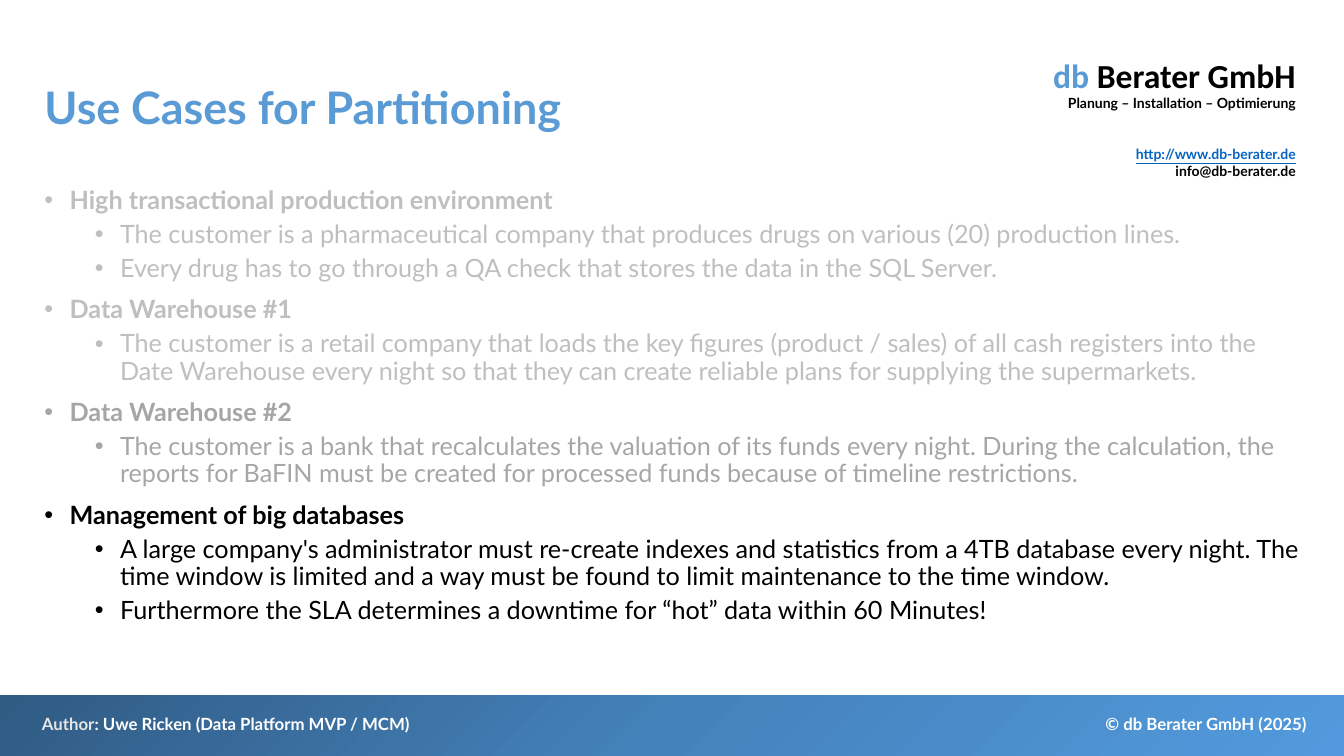
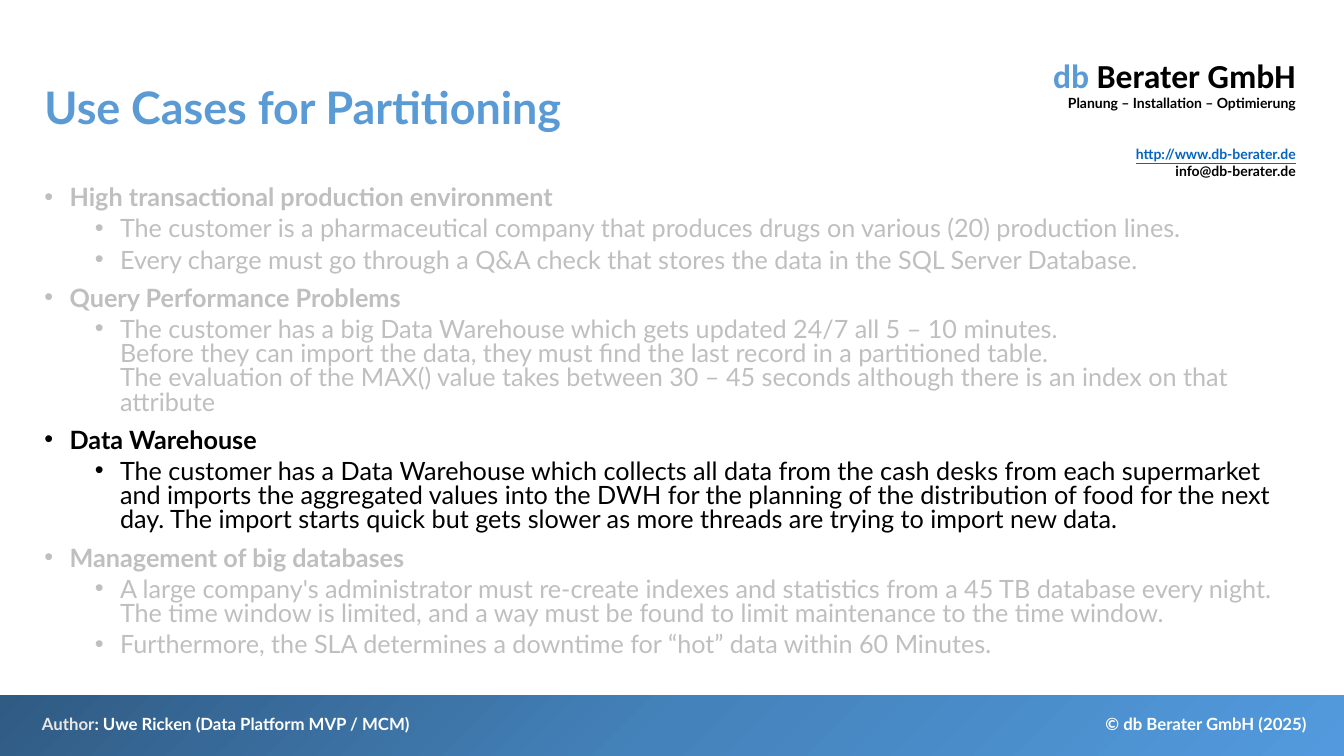
Before and after one commit to db-berater/SQL-Server-Partitioning-for-Data-Management, a slide deck: slide 12 of 01 - Documents and Preparation/SQL Server Partitioning - Speed up your workload.pptx (slide 18 before the commit). Drawn at 1344x756 pixels with LibreOffice and Linux fonts; fonts in the diff are those of the drawing. Boxes give left, top, right and bottom in pixels: in the first picture for what was removed or moved away, otherwise in the second. Text is boxed around its words. In the diff, an @@ line names an element or a change of style, - is before the commit and + after.

```diff
--- a/01 - Documents and Preparation/SQL Server Partitioning - Speed up your workload.pptx
+++ b/01 - Documents and Preparation/SQL Server Partitioning - Speed up your workload.pptx
@@ text at [70,187,1180,571]: text colour #000000 to #BFBFBF in "Management of big databases"; line spacing 0.9 to 0.8 @@
@@ text at [70,251,1270,533]: text changed @@
-  • Every drug has to go through a QA check that stores the data in the SQL Server.
-• Data Warehouse #1
-  • The customer is a retail company that loads the key figures (product / sales) of all cash registers into the Date Warehouse every night so that they can create reliable plans for supplying the supermarkets.
-• Data Warehouse #2
-  • The customer is a bank that recalculates the valuation of its funds every night. During the calculation, the reports for BaFIN must be created for processed funds because of timeline restrictions.
+  • Every charge must go through a Q&A check that stores the data in the SQL Server Database.
+• Query Performance Problems
+  • The customer has a big Data Warehouse which gets updated 24/7 all 5 – 10 minutes.
+    Before they can import the data, they must find the last record in a partitioned table.
+    The evaluation of the MAX() value takes between 30 – 45 seconds although there is an index on that attribute
+• Data Warehouse
+  • The customer has a Data Warehouse which collects all data from the cash desks from each supermarket and imports the aggregated values into the DWH for the planning of the distribution of food for the next day. The import starts quick but gets slower as more threads are trying to import new data.
@@ text at [120,580,1271,656]: text changed; text colour #000000 to #BFBFBF @@
-  • A large company's administrator must re-create indexes and statistics from a 4TB database every night. The time window is limited and a way must be found to limit maintenance to the time window.
-  • Furthermore the SLA determines a downtime for “hot” data within 60 Minutes!
+  • A large company's administrator must re-create indexes and statistics from a 45 TB database every night. The time window is limited, and a way must be found to limit maintenance to the time window.
+  • Furthermore, the SLA determines a downtime for “hot” data within 60 Minutes.
```
Also in this commit, not shown: 13 other slides changed, 1 slide added, 1 slide removed, 13 other files.
